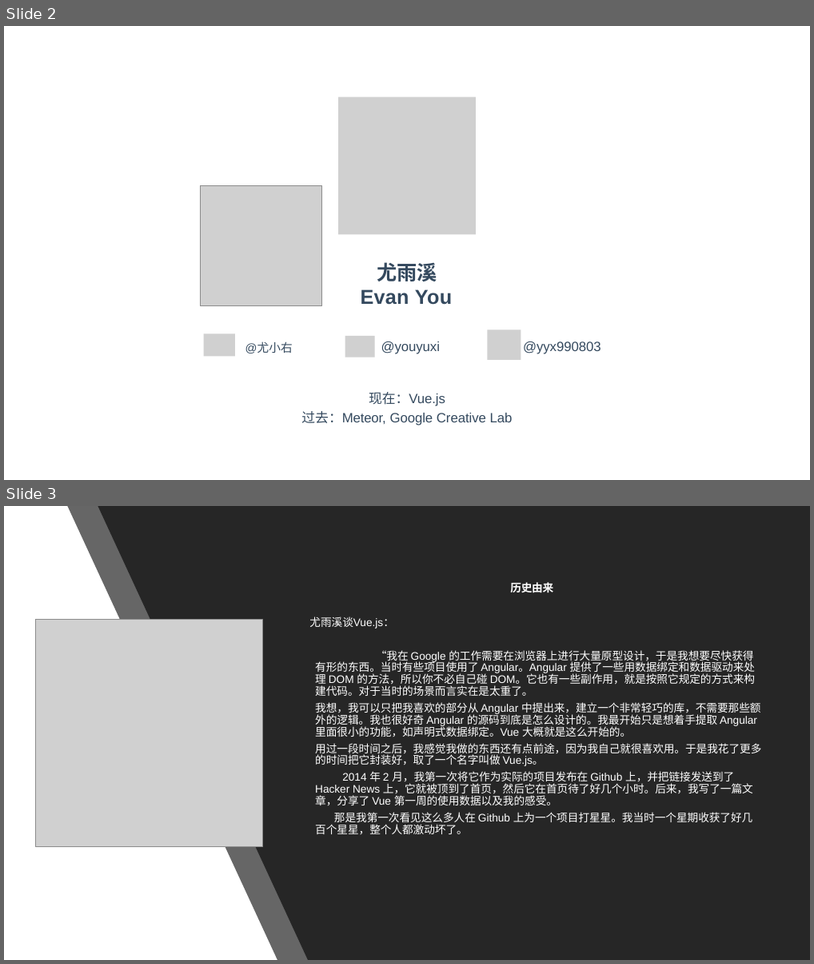
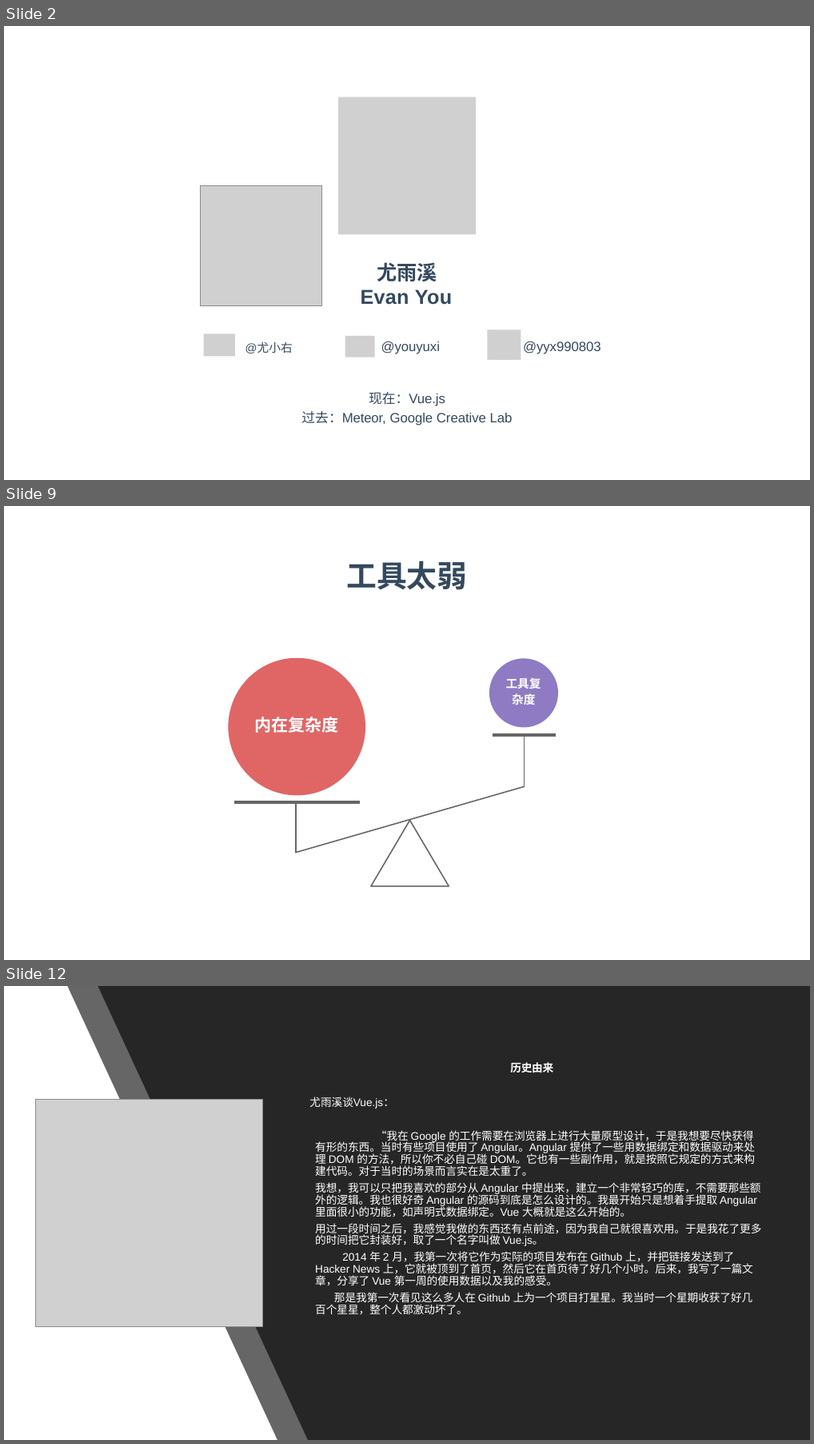
Before and after one commit to RamirezET/vue-sharing, a slide deck: Vue 2.pptx. Shown one above the other, each under a label of ours: slides 2 and 3 before the commit, slides 2, 9 and 12 after it; the slides between them are not shown. The pictures are 814x964 and 814x1444 pixels, drawn with LibreOffice and Linux fonts; fonts in the diff are those of the drawing; grey boxes stand for pictures. Boxes give left, top, right and bottom in pixels: in the first picture for what was removed or moved away, otherwise in the second. Text is boxed around its words. In the diff, an @@ line names an element or a change of style, - is before the commit and + after.

```diff
--- a/Vue 2.pptx
+++ b/Vue 2.pptx
@@ slide 9 added at bbox=[4, 506, 810, 960], background #FFFFFF @@
@@ title added at bbox=[346, 561, 467, 590], 36 pt, text #34495E, bold @@
+工具太弱
@@ freeform shape added at bbox=[229, 658, 366, 795], fill #E06666 @@
@@ freeform shape added at bbox=[490, 659, 558, 728], fill #8E7BC3 @@
@@ text added at bbox=[506, 677, 542, 704], 14 pt, text #FFFFFF, bold @@
+工具复
+杂度
@@ text added at bbox=[255, 716, 339, 732], 20 pt, text #FFFFFF, bold @@
+内在复杂度
@@ freeform shape added at bbox=[493, 735, 556, 735], outline #666666 3 pt @@
@@ freeform shape added at bbox=[524, 736, 524, 786], outline #666666 1.5 pt @@
@@ freeform shape added at bbox=[295, 786, 525, 852], outline #666666 1.5 pt @@
@@ freeform shape added at bbox=[234, 802, 360, 802], outline #666666 3 pt @@
@@ freeform shape added at bbox=[296, 804, 296, 852], outline #666666 1.5 pt @@
@@ freeform shape added at bbox=[371, 820, 450, 886], outline #666666 1.5 pt @@
@@ what was slide 3 is now slide 12 @@
```
Also in this commit, not shown: 8 other slides added.
